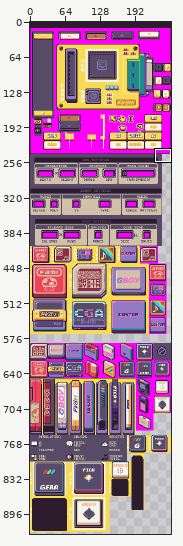
One commit to this pixel-art file: Resources/Tools/ChipTool/chip-editor-design-v3.ase. The picture above shows the old version from afar; the outline marks the close-up.
Close-up. First the earlier version:
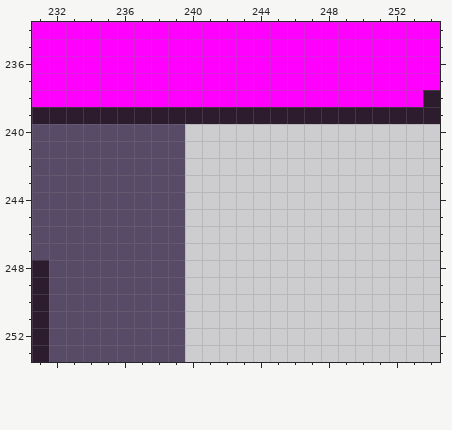
256x1032 pixels, 1 frame. Shown: x 231..254, y 234..253. The wide view leaves out empty margins. The commit also changed other parts of the picture, which this record leaves out.
The same view after the edit:
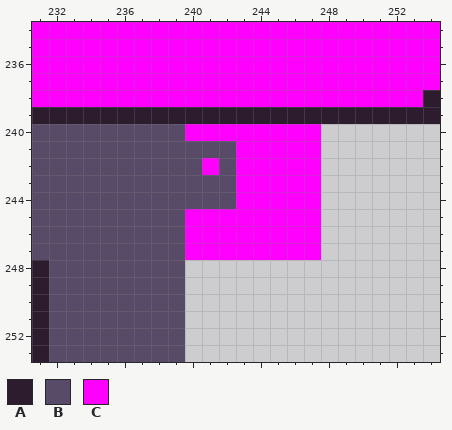
Palette (. is transparent): A #2d1b2e  B #574b67  C #ff00ff
Change:
layer "panel-lock-icon" added
--- layer "panel-lock-icon"
@@ x 238..249 @@
 239 AAAAAAAAAAAA
-240 BB..........
-241 BB..........
-242 BB..........
-243 BB..........
-244 BB..........
-245 BB..........
-246 BB..........
-247 BB..........
+240 BBCCCCCCCC..
+241 BBBBBCCCCC..
+242 BBBCBCCCCC..
+243 BBBBBCCCCC..
+244 BBBBBCCCCC..
+245 BBCCCCCCCC..
+246 BBCCCCCCCC..
+247 BBCCCCCCCC..
 248 BB..........
Changed places in both close-ups, as pixel boxes (x1, y1, x2, y2):
added: (185, 124, 321, 260)
